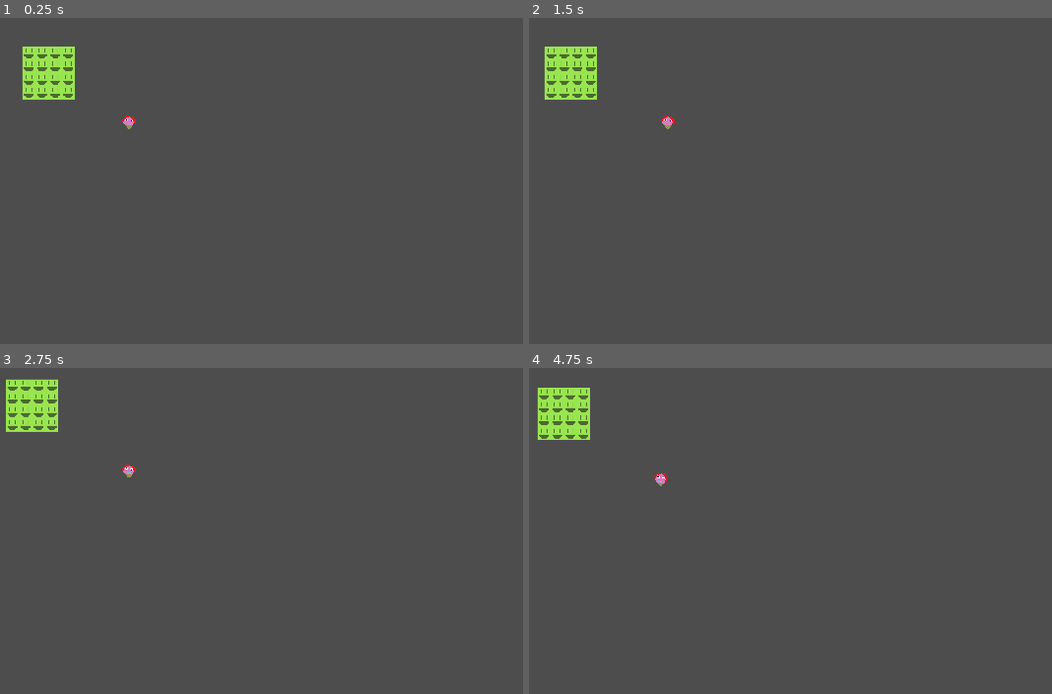
Above: before the commit, frames 1-4 (two rows, left to right).
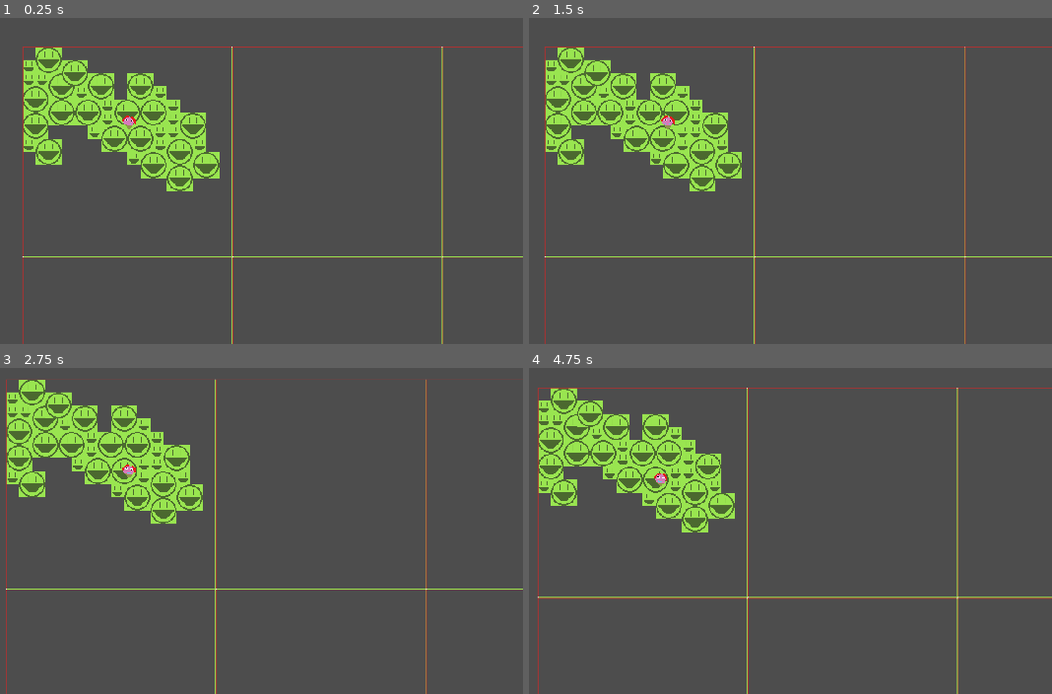
Above: after the commit, the same moments.

Repository: snuggyizme/freeRobux
Game: Godot game, scene res://scenes/game.tscn
Same seed, same stepped clock (60 frames per second), same inputs: the game is played once before the commit and once after it. The project has no main scene, so this scene is started directly.
Inputs:
- Up to frame 1 (0.25 s): no input
- Up to frame 2 (1.5 s): tap Enter at 0.5 s; tap A (a) at 0.6 s; tap D (d) at 0.8, 1.35 s
- Up to frame 3 (2.75 s): tap S (s) at 1.55, 2.1 s; tap W (w) at 2.3 s
- Up to frame 4 (4.75 s): tap W (w) at 2.85 s; tap A (a) at 3.05, 3.6 s; tap D (d) at 3.8, 4.35 s; tap S (s) at 4.55 s

The runs differ from the first frame. In frame 1, 10% of the frame differs, in the area x 4-100%, y 8-100%; in frame 2, 10%; in frame 3, 9.9%; in frame 4, 10%, in the area x 1-100%, y 6-100%.

Commit message:
I'm tired

Diff:
--- a/biomes/_happyBiome.tres
+++ b/biomes/_happyBiome.tres
@@ -4,5 +4,5 @@
 
 [resource]
 script = ExtResource("1_xu350")
-walls = Array[StringName]([&"_happyLeaving"])
+walls = Array[StringName]([&"_happyLeaving", &"_theHappiestDeparture"])
 metadata/_custom_type_script = "uid://dp4v6p50gp4yx"
--- /dev/null
+++ b/blocks/walls/__theHappiestDeparture.tres
@@ -0,0 +1,11 @@
+[gd_resource type="Resource" script_class="Wall" format=3 uid="uid://4o52emhxp68w"]
+
+[ext_resource type="Script" uid="uid://bs2okq027oxrc" path="res://scripts/res/wall.gd" id="1_5w2x8"]
+
+[resource]
+script = ExtResource("1_5w2x8")
+displayName = "The Happiest Departure"
+description = "Backflip on iPhone 2"
+shape = 1
+atlasCoord = Vector2i(0, 5)
+metadata/_custom_type_script = "uid://bs2okq027oxrc"
--- a/blocks/walls/_errorBiome.tres
+++ b/blocks/walls/_errorBiome.tres
@@ -1,11 +1,10 @@
-[gd_resource type="Resource" script_class="WallType" format=3 uid="uid://cwgymhc27w57e"]
+[gd_resource type="Resource" script_class="Wall" format=3 uid="uid://cwgymhc27w57e"]
 
-[ext_resource type="Script" uid="uid://bs2okq027oxrc" path="res://scripts/res/wallType.gd" id="1_gpvo8"]
+[ext_resource type="Script" uid="uid://bs2okq027oxrc" path="res://scripts/res/wall.gd" id="1_gpvo8"]
 
 [resource]
 script = ExtResource("1_gpvo8")
 displayName = "???"
 description = "Couldn't find a biome"
-size = Vector2i(1, 1)
 atlasCoord = Vector2i(0, 3)
 metadata/_custom_type_script = "uid://bs2okq027oxrc"
--- a/blocks/walls/_errorNoBlock.tres
+++ b/blocks/walls/_errorNoBlock.tres
@@ -1,6 +1,6 @@
-[gd_resource type="Resource" script_class="WallType" format=3 uid="uid://cfd7muo0qwxlh"]
+[gd_resource type="Resource" script_class="Wall" format=3 uid="uid://cfd7muo0qwxlh"]
 
-[ext_resource type="Script" uid="uid://bs2okq027oxrc" path="res://scripts/res/wallType.gd" id="1_aing0"]
+[ext_resource type="Script" uid="uid://bs2okq027oxrc" path="res://scripts/res/wall.gd" id="1_aing0"]
 
 [resource]
 script = ExtResource("1_aing0")
--- a/blocks/walls/_happyLeaving.tres
+++ b/blocks/walls/_happyLeaving.tres
@@ -1,12 +1,10 @@
-[gd_resource type="Resource" script_class="WallType" format=3 uid="uid://cod0j3c3f4wdb"]
+[gd_resource type="Resource" script_class="Wall" format=3 uid="uid://cod0j3c3f4wdb"]
 
 [ext_resource type="Script" uid="uid://bs2okq027oxrc" path="res://scripts/res/wall.gd" id="1_s35ql"]
-
 
 [resource]
 script = ExtResource("1_s35ql")
 displayName = "Happy Leaving"
 description = "Sir"
-size = Vector2i(1, 1)
 atlasCoord = Vector2i(0, 1)
 metadata/_custom_type_script = "uid://bs2okq027oxrc"
--- a/blocks/walls/_sadArrival.tres
+++ b/blocks/walls/_sadArrival.tres
@@ -1,12 +1,7 @@
-[gd_resource type="Resource" script_class="WallType" format=3 uid="uid://cbj83opk1e0mn"]
+[gd_resource type="Resource" script_class="Wall" format=3 uid="uid://cbj83opk1e0mn"]
 
 [ext_resource type="Script" uid="uid://bs2okq027oxrc" path="res://scripts/res/wall.gd" id="1_qc6bq"]
 
-
 [resource]
 script = ExtResource("1_qc6bq")
-displayName = "Sad Arrival"
-description = "1000 Pelicans"
-size = Vector2i(1, 1)
-atlasCoord = Vector2i(0, 2)
 metadata/_custom_type_script = "uid://bt1igfo5u77lc"
--- a/scenes/chunk.tscn
+++ b/scenes/chunk.tscn
@@ -2,7 +2,12 @@
 
 [ext_resource type="Script" uid="uid://3u64rj1s40ha" path="res://scripts/chunk.gd" id="1_jas4a"]
 [ext_resource type="TileSet" uid="uid://cnmb3fvkvso2o" path="res://tilesets/wallSet.tres" id="1_jtw3q"]
+[ext_resource type="Texture2D" uid="uid://bd2pcoplj4xc4" path="res://assets/sprites/test/chunk.png" id="3_c3gog"]
 
 [node name="Chunk" type="TileMapLayer" unique_id=1744753174]
 tile_set = ExtResource("1_jtw3q")
 script = ExtResource("1_jas4a")
+
+[node name="Sprite2D" type="Sprite2D" parent="." unique_id=1777708883]
+position = Vector2(128, 128)
+texture = ExtResource("3_c3gog")
--- a/scenes/playerCharacter.tscn
+++ b/scenes/playerCharacter.tscn
@@ -7,7 +7,8 @@
 radius = 8.0
 
 [node name="PlayerCharacter" type="CharacterBody2D" unique_id=752652064]
-collision_mask = 2
+collision_layer = 2
+collision_mask = 3
 script = ExtResource("1_2jmuu")
 
 [node name="Sprite2D" type="Sprite2D" parent="." unique_id=1749164554]
--- a/scenes/worldController.tscn
+++ b/scenes/worldController.tscn
@@ -21,6 +21,6 @@
 
 [node name="WorldController" type="Node2D" unique_id=878640916]
 script = ExtResource("1_vo4mf")
-worldSize = Vector2i(2, 2)
-chunkSize = Vector2i(4, 4)
+worldSize = Vector2i(8, 8)
+chunkSize = Vector2i(16, 16)
 noiseBox = SubResource("Resource_vo4mf")
--- a/scripts/chunk.gd
+++ b/scripts/chunk.gd
@@ -1,6 +1,13 @@
 class_name Chunk extends TileMapLayer
 
 var chunkCoord: Vector2i
+var data: Dictionary[Vector2i, RuntimeWall]
+
+func _ready() -> void:
+	global_position = chunkCoord * Global.worldController.chunkSize * 16
+
+	#var calamity: Mod = tModLoader.mods.get("calamity")
+	#calamity.cast_thoughts_of_pedophilia_into_the_minds_of_the_developers()
 
 func update() -> void:
 	var worldController: WorldController = Global.worldController
@@ -14,16 +21,47 @@
 				2,
 			)
 
+			var wallString: StringName = worldController.chunkDatas[
+				chunkCoord
+			].blocks.get(
+				globalCoord,
+				&"_errorNoBlock",
+			)
+
+			if wallString == &"_ref_skip":
+				# The root already placed you: Continue
+				continue
+
 			var wall: Wall = Blocks.types.get(
-				worldController.chunkDatas[chunkCoord].blocks.get(
-					globalCoord,
-					&"_errorNoBlock",
-				),
+				wallString,
 				Blocks.types[&"_errorNoBlock"]
 			)
 
+			# Set visuals
 			set_cell(
 				coord,
 				0,
 				wall.getAtlasCoord(),
 			)
+
+			# Save to chunkdata:
+			var root := WallRoot.new(wallString)
+			data[coord] = root
+
+			# Set refs:
+			if wall.shape != Wall.Shape.ONE_BY_ONE:
+				for i: Vector2i in wall.shapeRaw:
+					# We already placed the root: Continue
+					if i == Vector2i.ZERO:
+						continue
+
+					# Set visuals
+					set_cell(
+						coord + i,
+						0,
+						wall.getAtlasCoord() + i
+					)
+
+					var ref := WallRef.new(coord, i)
+					data[coord + i] = ref
+					root.refs.append(ref)
--- a/scripts/res/chunkData.gd
+++ b/scripts/res/chunkData.gd
@@ -61,7 +61,7 @@
 		# Testing world
 		# =============
 		WorldController.World.FACE_LAND:
-			if value > 0.0:
+			if value > 0.5:
 				return biomes[&"happyBiome"]
 			return biomes[&"sadBiome"]
 
--- /dev/null
+++ b/scripts/res/runtimeBlock.gd
@@ -0,0 +1,5 @@
+class_name RuntimeWall extends RefCounted
+
+# Extended by:
+# - WallRef
+# - WallRoot
--- a/scripts/res/wall.gd
+++ b/scripts/res/wall.gd
@@ -32,7 +32,7 @@
 		shape = x
 @export var atlasCoord: Vector2i
 
-var shapeRaw: Array[Vector2i]
+var shapeRaw: Array
 
 func getAtlasCoord() -> Vector2i:
 	return atlasCoord
--- a/scripts/res/wallRef.gd
+++ b/scripts/res/wallRef.gd
@@ -1,4 +1,8 @@
-class_name WallRef extends RefCounted
+class_name WallRef extends RuntimeWall
 
-@export var root: Vector2i ## Global position
-@export var localPos: Vector2i ## Own local position from root position.
+var root: Vector2i ## Root's global position
+var localPos: Vector2i ## Own local position from root position.
+
+func _init(rp: Vector2i, lp: Vector2i) -> void:
+	root = rp
+	localPos = lp
--- /dev/null
+++ b/scripts/res/wallRoot.gd
@@ -0,0 +1,7 @@
+class_name WallRoot extends RuntimeWall
+
+var refs: Array[WallRef]
+var wall: StringName
+
+func _init(w: StringName) -> void:
+	wall = w
--- a/scripts/singletons/blocks.gd
+++ b/scripts/singletons/blocks.gd
@@ -23,4 +23,7 @@
 
 	&"_errorNoBlock":
 		preload("res://blocks/walls/_errorNoBlock.tres"),
+
+	&"_theHappiestDeparture":
+		preload("res://blocks/walls/__theHappiestDeparture.tres"),
 }
--- a/tilesets/wallSet.tres
+++ b/tilesets/wallSet.tres
@@ -13,7 +13,16 @@
 0:0/0 = 0
 0:4/0 = 0
 0:4/0/physics_layer_0/polygon_0/points = PackedVector2Array(-8, -8, 8, -8, 8, 8, -8, 8)
+0:5/0 = 0
+0:5/0/physics_layer_0/polygon_0/points = PackedVector2Array(-8, -8, 8, -8, 8, 8, -8, 8)
+1:5/0 = 0
+1:5/0/physics_layer_0/polygon_0/points = PackedVector2Array(-8, -8, 8, -8, 8, 8, -8, 8)
+0:6/0 = 0
+0:6/0/physics_layer_0/polygon_0/points = PackedVector2Array(-8, -8, 8, -8, 8, 8, -8, 8)
+1:6/0 = 0
+1:6/0/physics_layer_0/polygon_0/points = PackedVector2Array(-8, -8, 8, -8, 8, 8, -8, 8)
 
 [resource]
 physics_layer_0/collision_layer = 2
+physics_layer_0/collision_mask = 3
 sources/0 = SubResource("TileSetAtlasSource_lbfu4")
Binary file changed: assets/sprites/blocks/walls/wallSet.aseprite
Binary file changed: assets/sprites/blocks/walls/wallSet.png
Binary file added: assets/sprites/test/chunk.aseprite
Binary file added: assets/sprites/test/chunk.png
Not shown, added: assets/sprites/test/chunk.png.import
Not shown, added: scripts/res/runtimeBlock.gd.uid
Not shown, added: scripts/res/wallRoot.gd.uid
